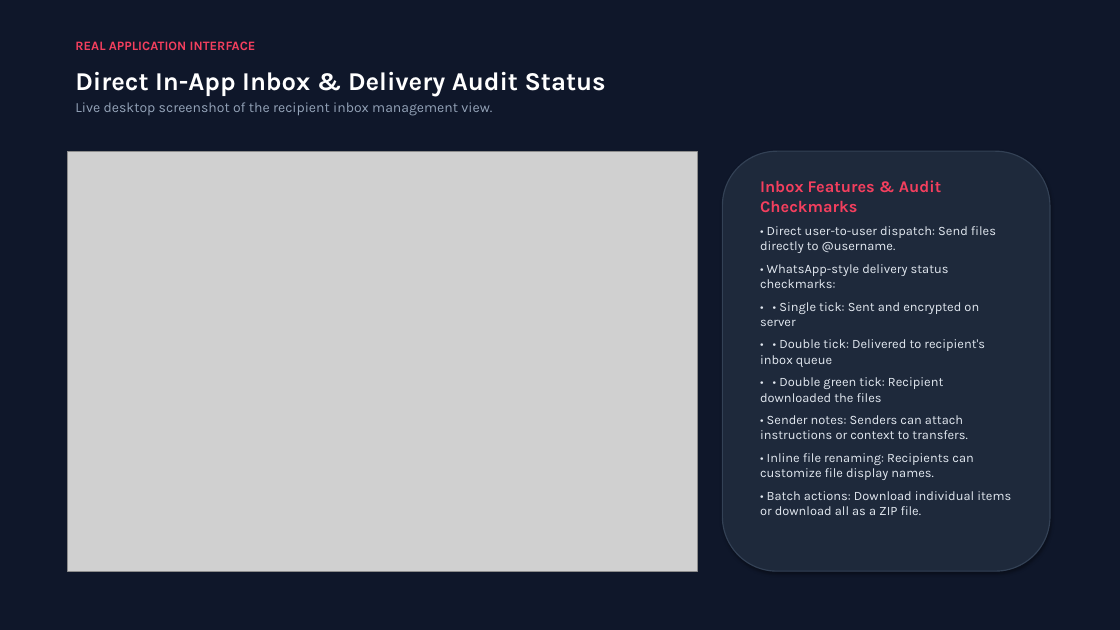
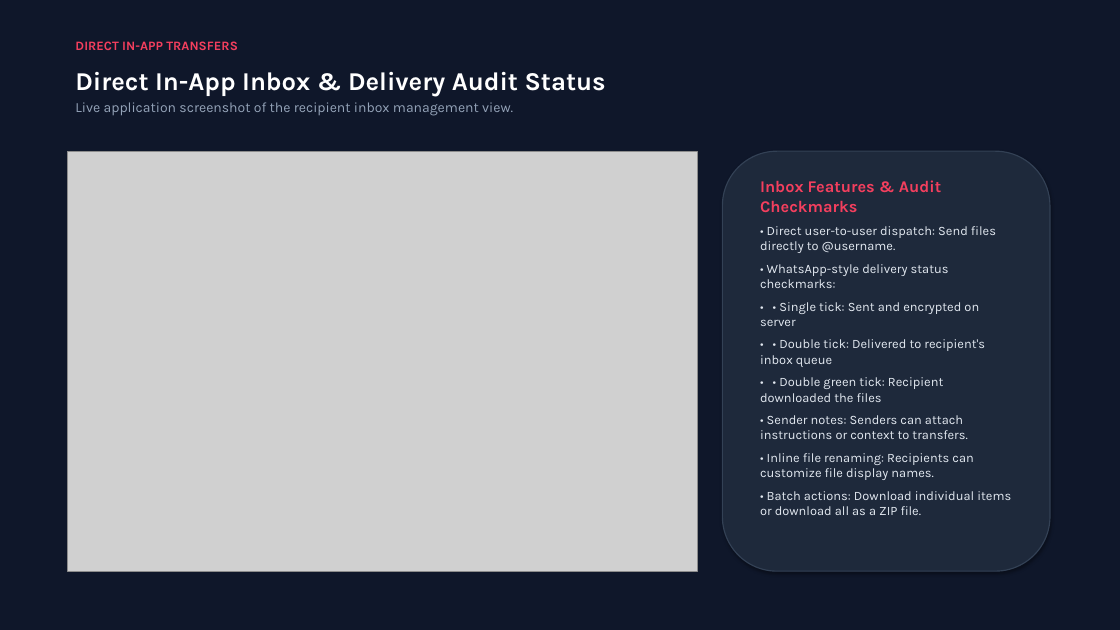
Before and after one commit to sathidevivaraprasadreddy/share, a slide deck: slide 8 of QuickShare_Project_Presentation.pptx (slide 6 before the commit). Drawn at 1120x630 pixels with LibreOffice and Linux fonts; fonts in the diff are those of the drawing; grey boxes stand for pictures. Boxes give left, top, right and bottom in pixels: in the first picture for what was removed or moved away, otherwise in the second. Text is boxed around its words. In the diff, an @@ line names an element or a change of style, - is before the commit and + after.

Commit message:
docs(presentation): complete 17-slide executive presentation with real screenshots of login and all core features

```diff
--- a/QuickShare_Project_Presentation.pptx
+++ b/QuickShare_Project_Presentation.pptx
@@ text at [75,41,238,50]: text changed @@
-REAL APPLICATION INTERFACE
+DIRECT IN-APP TRANSFERS
@@ text at [75,102,513,116]: text changed @@
-Live desktop screenshot of the recipient inbox management view.
+Live application screenshot of the recipient inbox management view.
```
Also in this commit, not shown: 7 other slides changed, 4 slides added, 2 other files.
